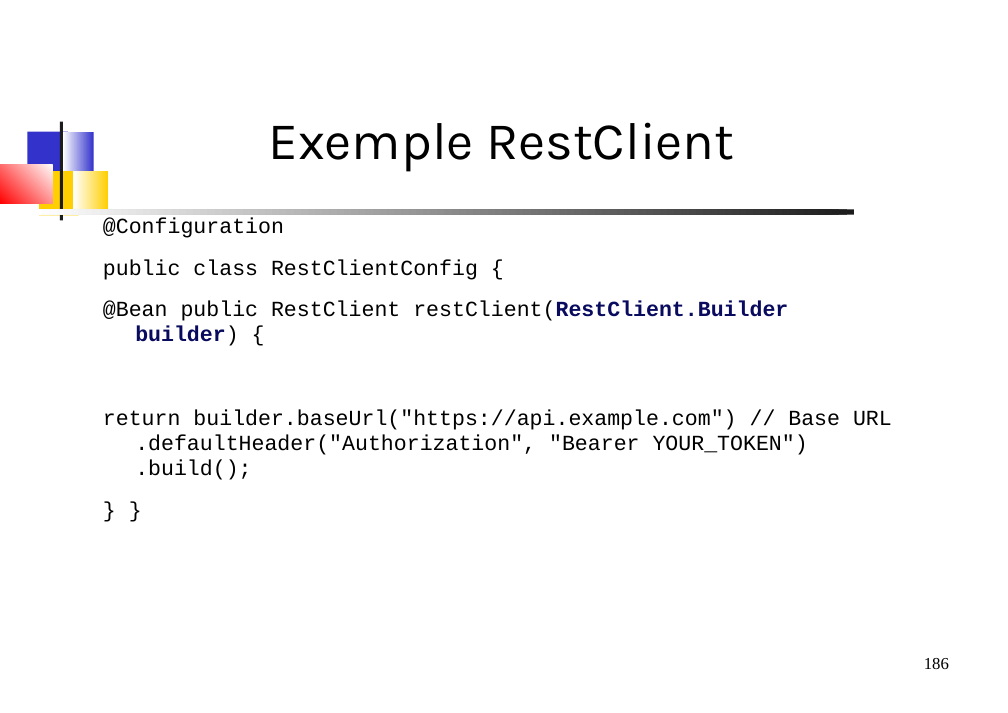
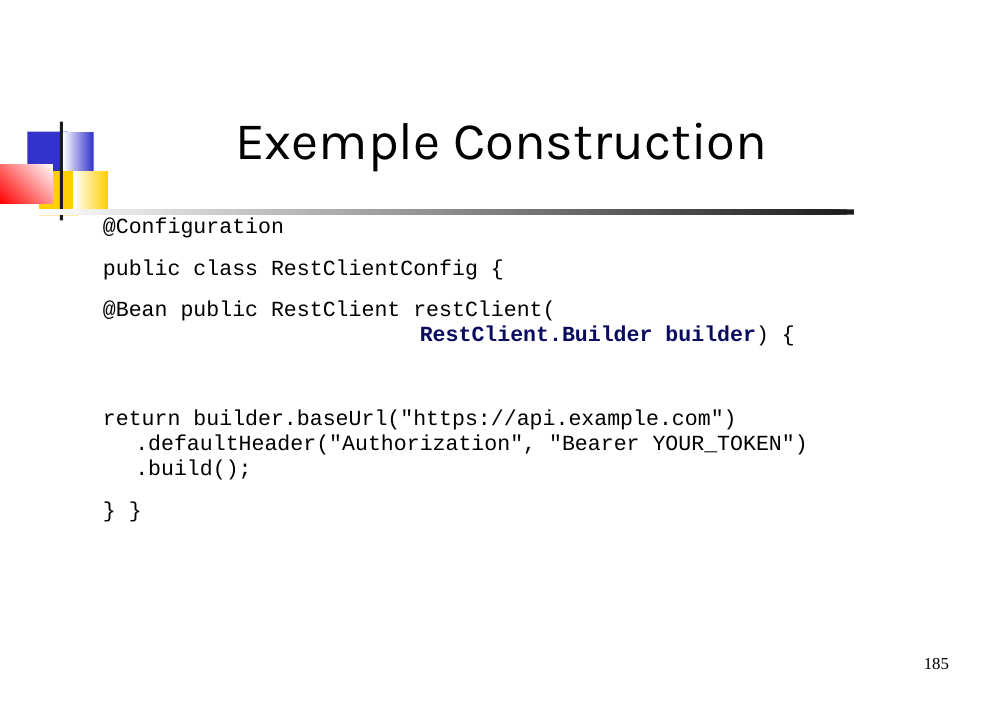
Before and after one commit to dthibau/springessentials-light, a slide deck: slide 185 of SpringEssentials.odp (slide 186 before the commit). Drawn at 1008x713 pixels with LibreOffice and Linux fonts; fonts in the diff are those of the drawing. Boxes give left, top, right and bottom in pixels: in the first picture for what was removed or moved away, otherwise in the second. Text is boxed around its words. In the diff, an @@ line names an element or a change of style, - is before the commit and + after.

```diff
--- a/SpringEssentials.odp
+++ b/SpringEssentials.odp
@@ title at <box>235,122,767,172</box>: text changed @@
-Exemple RestClient
+Exemple Construction
@@ text at <box>103,301,808,480</box>: text changed @@
-@Bean public RestClient restClient(RestClient.Builder builder) {
-return builder.baseUrl("https://api.example.com") // Base URL
-.defaultHeader("Authorization", "Bearer YOUR_TOKEN")
-.build();
+@Bean public RestClient restClient(
+RestClient.Builder builder) {
+return builder.baseUrl("https://api.example.com")
+.defaultHeader("Authorization", "Bearer YOUR_TOKEN")
+.build();
@@ page number at <box>924,658,949,669</box>: text changed @@
-186
+185
```
Also in this commit, not shown: 43 other slides changed, 2 slides added, 1 slide removed, 1 other file.
